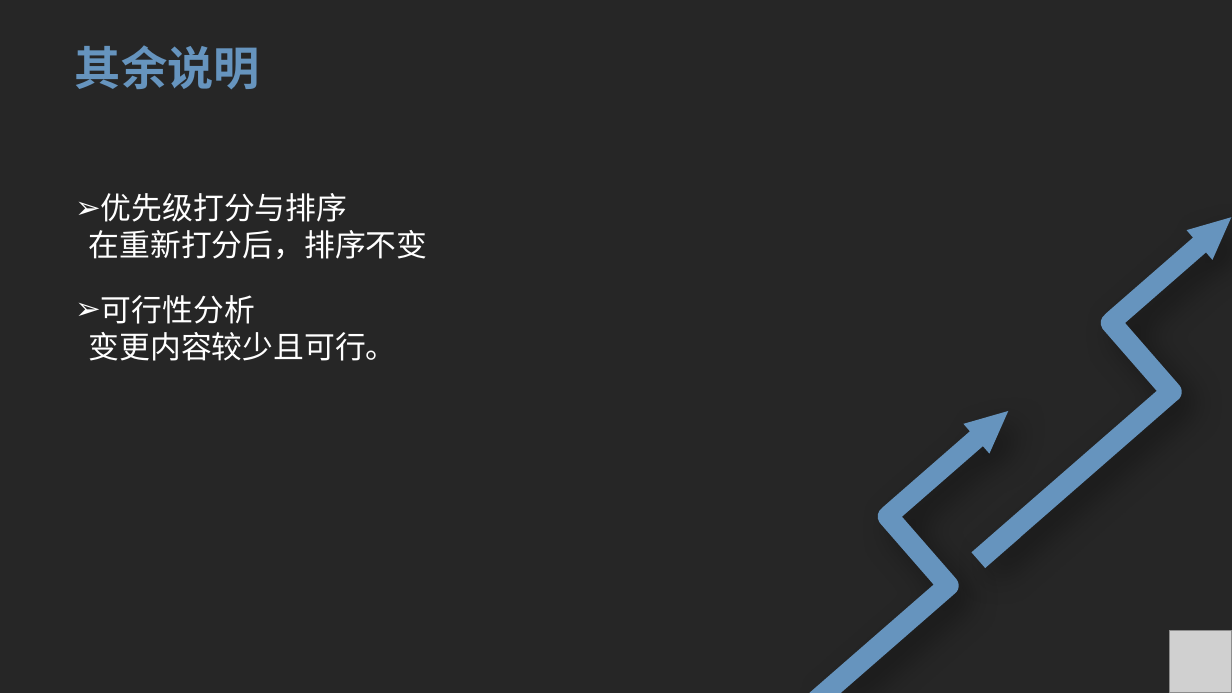
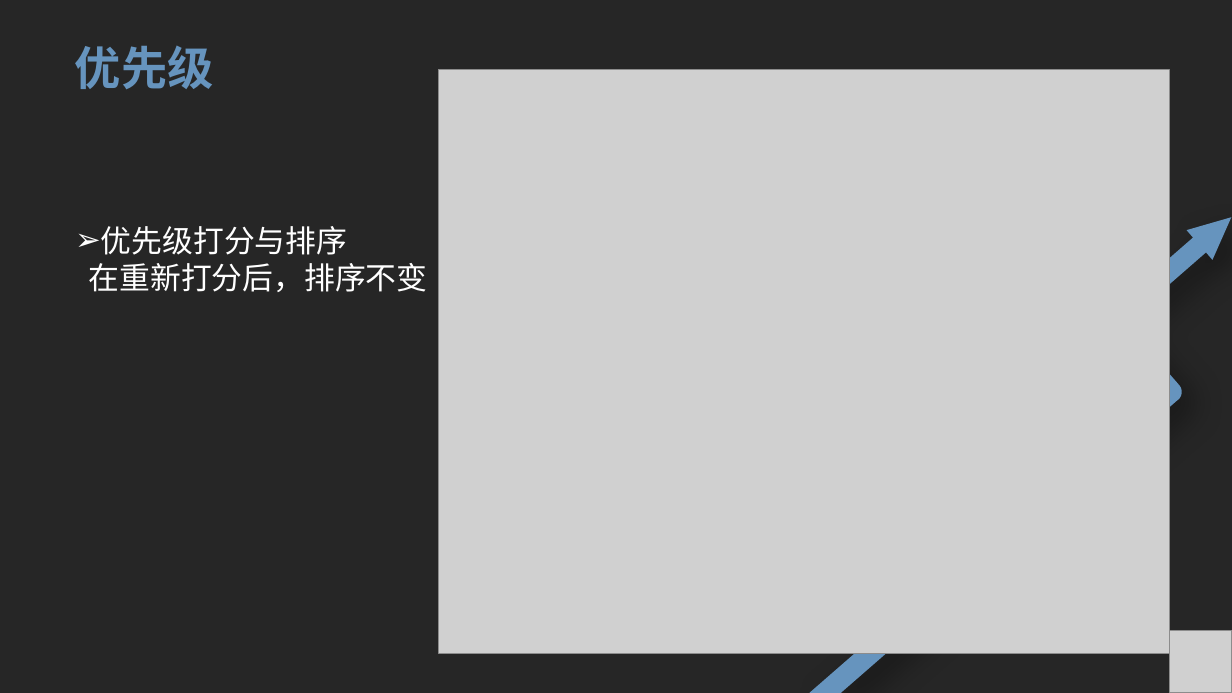
Before and after one commit to ToryXu0407/Project_yc, a slide deck: slide 12 of 需求工程/需求变更/需求变更.pptx (slide 7 before the commit). Drawn at 1232x693 pixels with LibreOffice and Linux fonts; fonts in the diff are those of the drawing; grey boxes stand for pictures. Boxes give left, top, right and bottom in pixels: in the first picture for what was removed or moved away, otherwise in the second. Text is boxed around its words. In the diff, an @@ line names an element or a change of style, - is before the commit and + after.

Commit message:
需求变更最新版。

```diff
--- a/需求工程/需求变更/需求变更.pptx
+++ b/需求工程/需求变更/需求变更.pptx
@@ title at (75, 46, 214, 89): text changed @@
-其余说明
+优先级
@@ picture added at (439, 70, 1170, 653) @@
@@ text at (89, 295, 397, 361): paragraphs removed @@
-➢ 可行性分析
-变更内容较少且可行。
```
Also in this commit, not shown: 4 other slides changed, 16 slides added, 9 other files.
